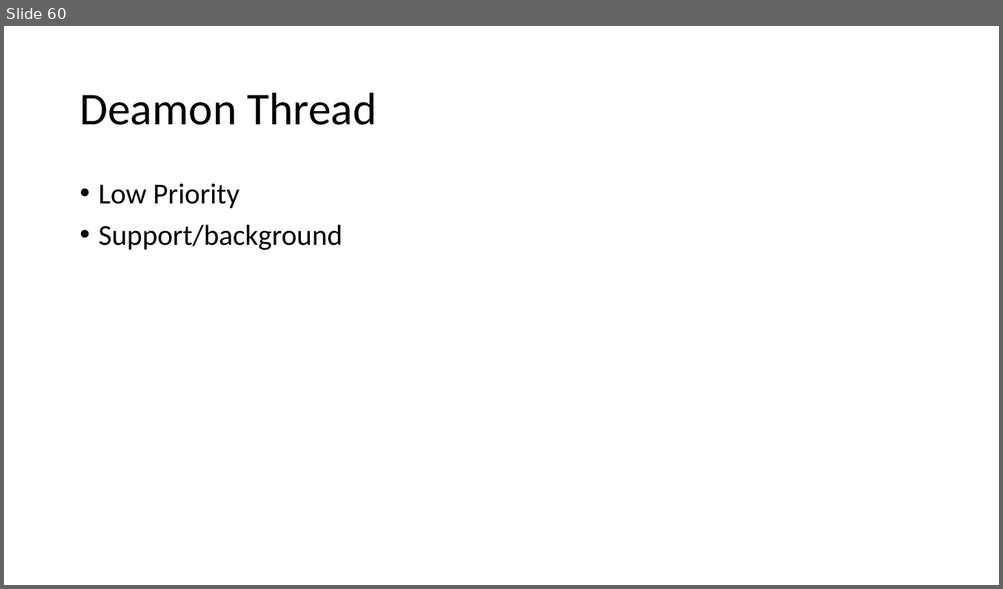
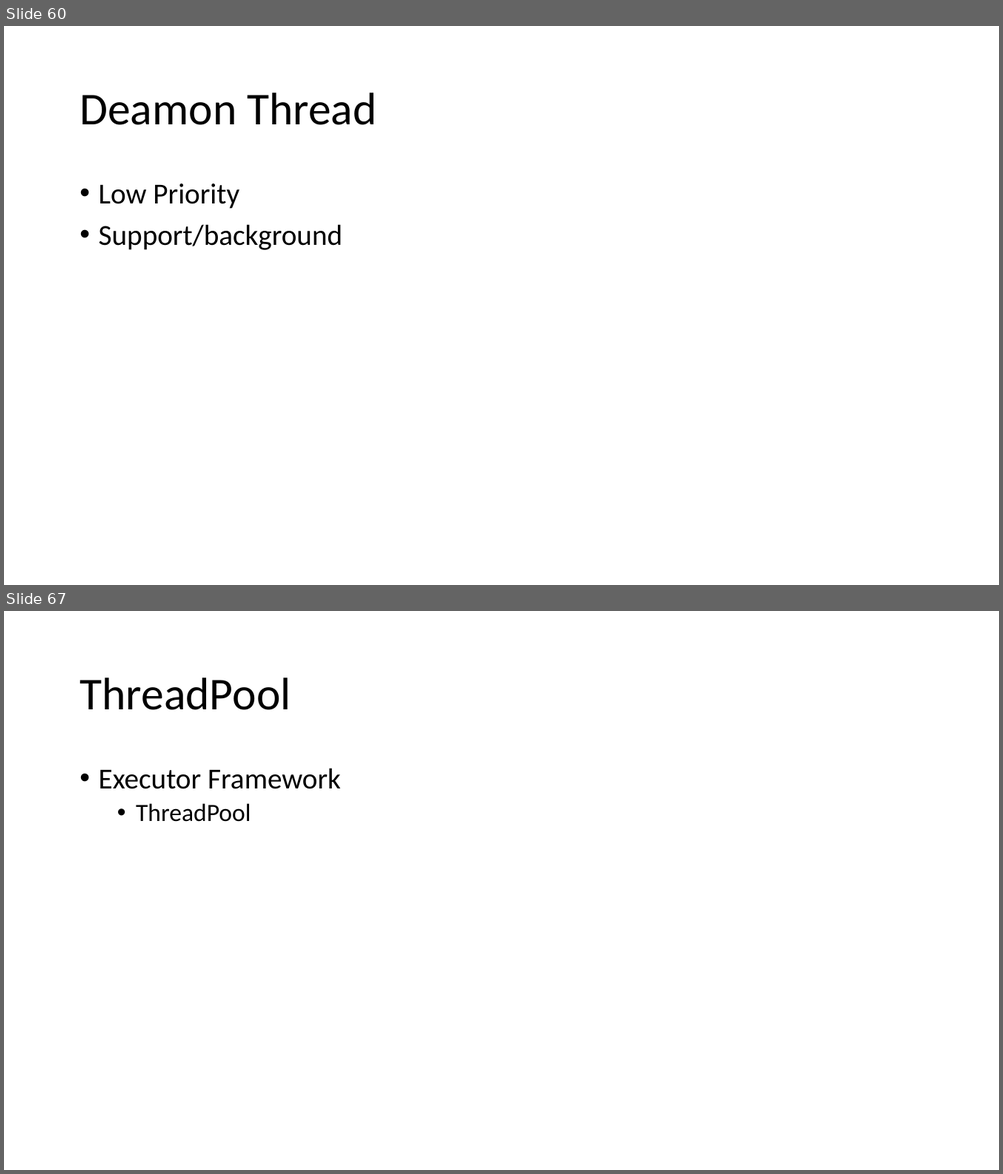
Before and after one commit to caprepo/java-jul, a slide deck: Java.pptx. Shown one above the other, each under a label of ours: slide 60 before the commit, slides 60 and 67 after it; the slides between them are not shown. The pictures are 1003x589 and 1003x1174 pixels, drawn with LibreOffice and Linux fonts; fonts in the diff are those of the drawing. Boxes give left, top, right and bottom in pixels: in the first picture for what was removed or moved away, otherwise in the second. Text is boxed around its words. In the diff, an @@ line names an element or a change of style, - is before the commit and + after.

```diff
--- a/Java.pptx
+++ b/Java.pptx
@@ slide 67 added at (4,611,999,1170), background #FFFFFF @@
@@ title added at (79,678,290,710), 44 pt, text #000000 @@
+ThreadPool
@@ text added at (99,768,341,822), 28 pt, text #000000 @@
+• Executor Framework
+  • ThreadPool
```
Also in this commit, not shown: 21 other slides added, 1 other file.
